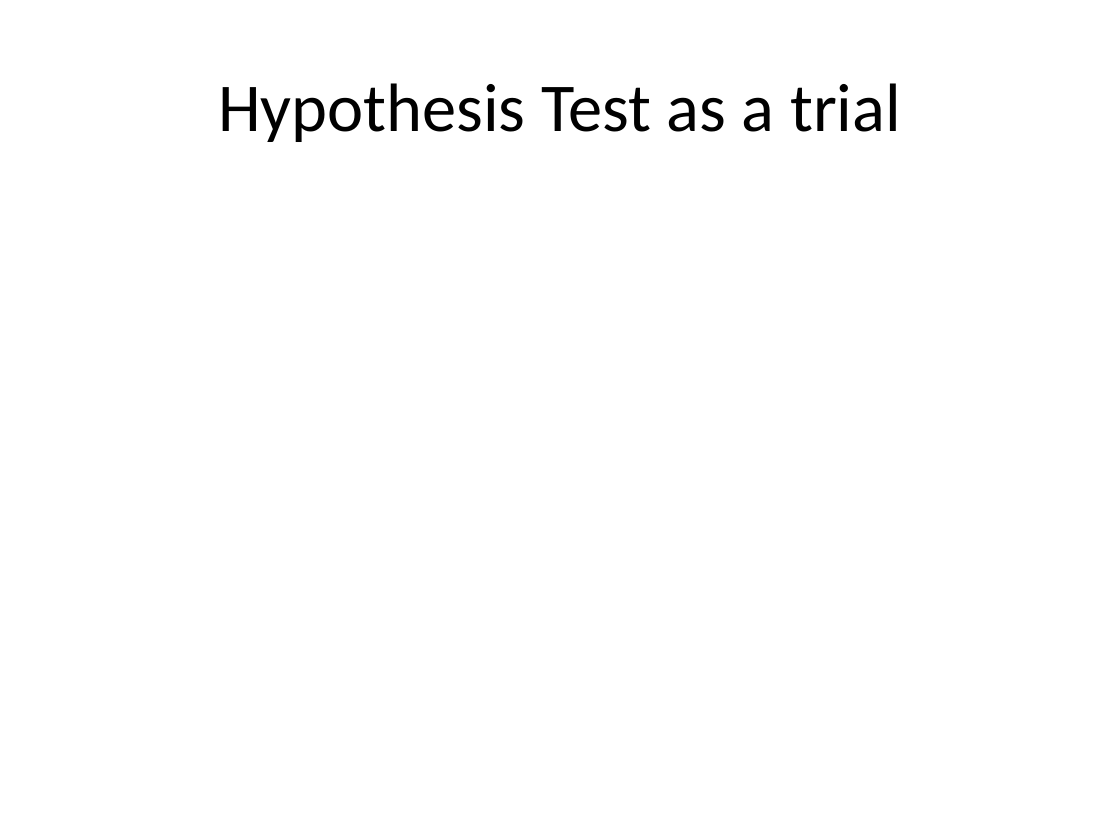
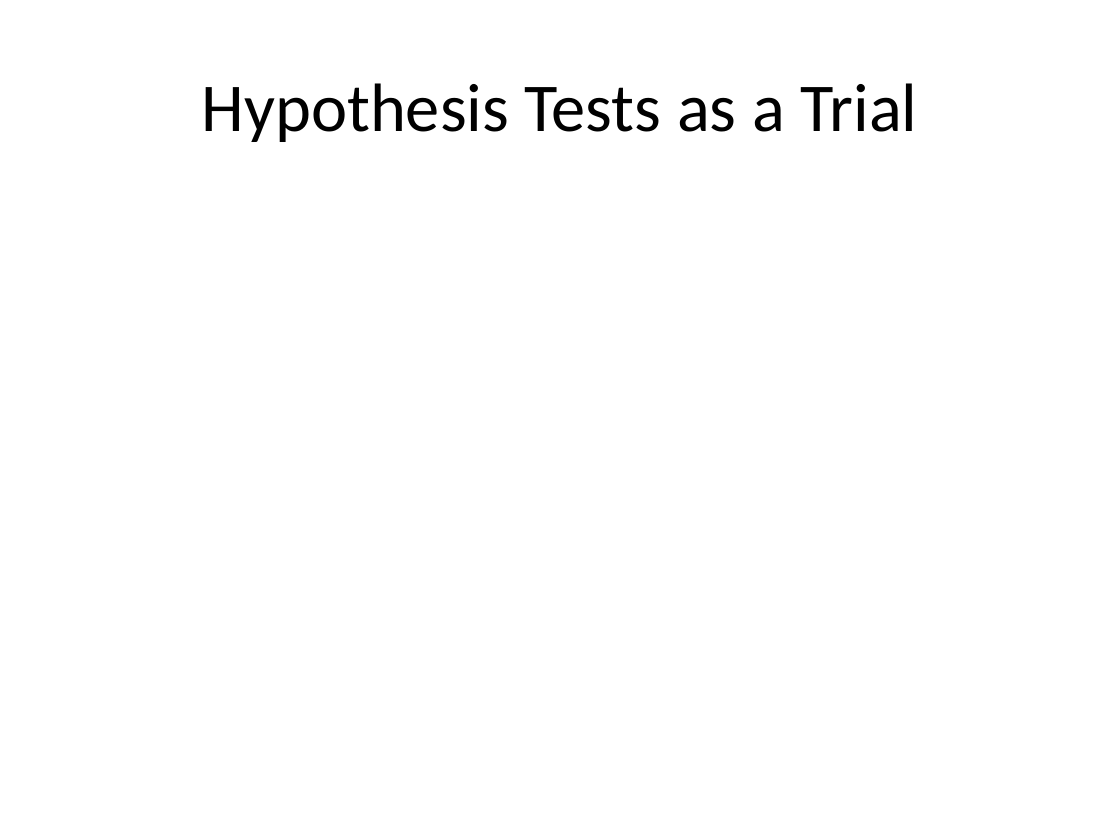
Before and after one commit to wesleyburr/2019_MATH1051H_Lectures, a slide deck: slide 41 of Lecture17/Lecture17.pptx (slide 30 before the commit). Drawn at 1120x840 pixels with LibreOffice and Linux fonts; fonts in the diff are those of the drawing. Boxes give left, top, right and bottom in pixels: in the first picture for what was removed or moved away, otherwise in the second. Text is boxed around its words. In the diff, an @@ line names an element or a change of style, - is before the commit and + after.

```diff
--- a/Lecture17/Lecture17.pptx
+++ b/Lecture17/Lecture17.pptx
@@ title at (x1=202, y1=83, x2=917, y2=142): text changed @@
-Hypothesis Test as a trial
+Hypothesis Tests as a Trial
```
Also in this commit, not shown: 12 other slides changed, 51 slides added, 42 slides removed, 52 other files.
